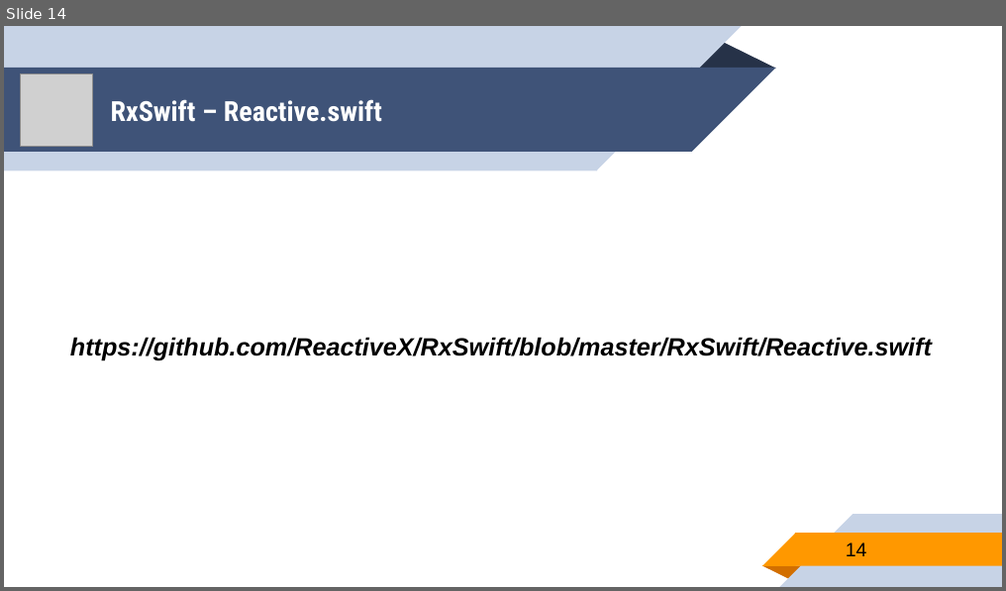
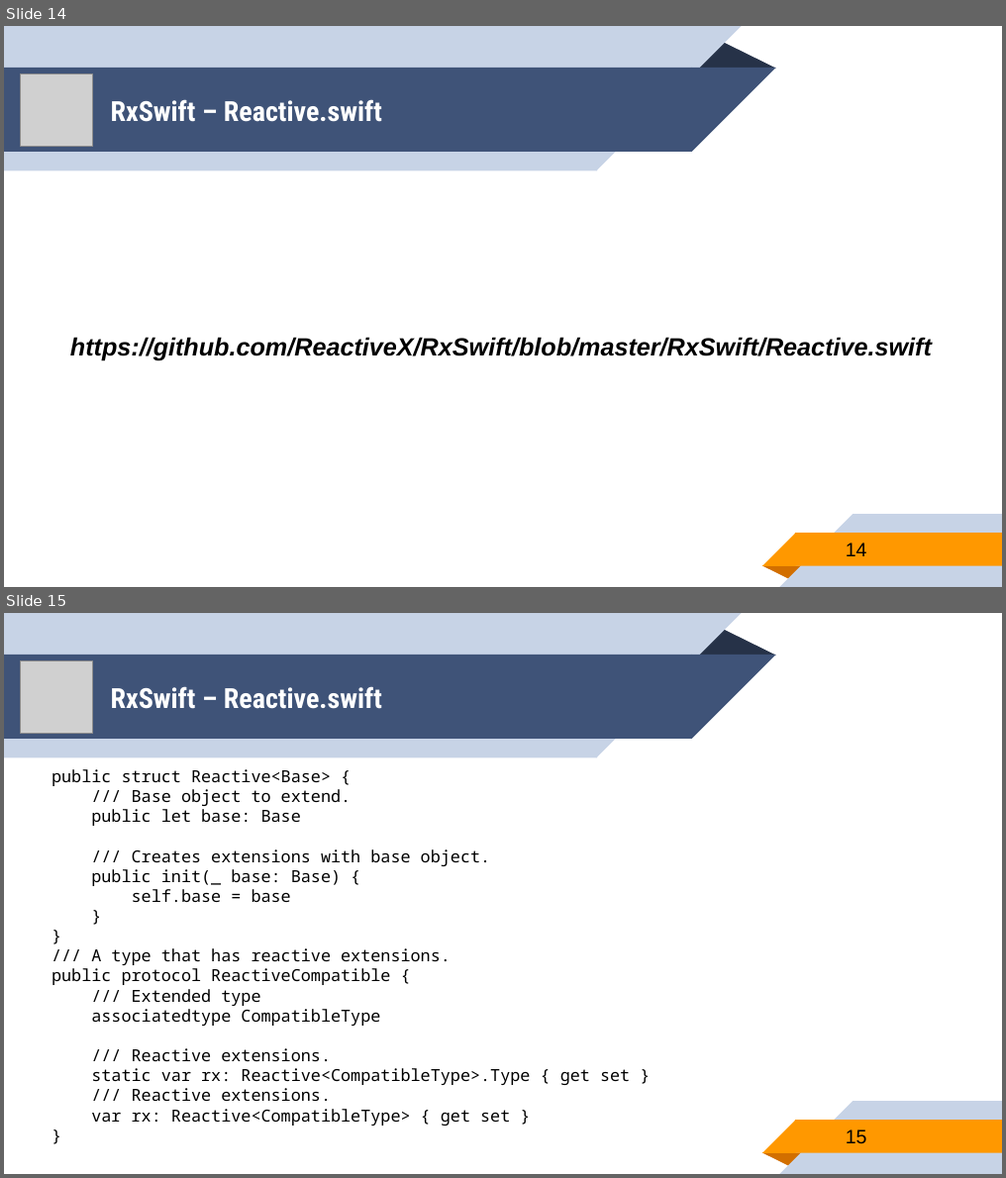
Before and after one commit to younghwankim/RxSwiftClass, a slide deck: AdvancedRxSwift/day1/AdvancedRxSwift1.pptx. Shown one above the other, each under a label of ours: slide 14 before the commit, slides 14 and 15 after it. The pictures are 1006x591 and 1006x1178 pixels, drawn with LibreOffice and Linux fonts; fonts in the diff are those of the drawing; grey boxes stand for pictures. Boxes give left, top, right and bottom in pixels: in the first picture for what was removed or moved away, otherwise in the second. Text is boxed around its words. In the diff, an @@ line names an element or a change of style, - is before the commit and + after.

Commit message:
Advanced RxSwift Day1

```diff
--- a/AdvancedRxSwift/day1/AdvancedRxSwift1.pptx
+++ b/AdvancedRxSwift/day1/AdvancedRxSwift1.pptx
@@ slide 15 added at bbox=[4, 613, 1002, 1174], background #FFFFFF; not listed: 10 template elements that a slide beside it also shows @@
@@ picture added at bbox=[21, 661, 94, 734] @@
@@ title added at bbox=[111, 686, 382, 709], 20 pt, text #FFFFFF, bold @@
+RxSwift – Reactive.swift
@@ text added at bbox=[52, 769, 630, 1126], 12 pt, text #000000 @@
+public struct Reactive<Base> {
+/// Base object to extend.
+public let base: Base
+/// Creates extensions with base object.
+public init(_ base: Base) {
+self.base = base
+}
+}
+/// A type that has reactive extensions.
+public protocol ReactiveCompatible {
+/// Extended type
+associatedtype CompatibleType
+/// Reactive extensions.
+static var rx: Reactive<CompatibleType>.Type { get set }
+/// Reactive extensions.
+var rx: Reactive<CompatibleType> { get set }
+}
@@ page number added at bbox=[846, 1130, 867, 1145], 14 pt, text #000000 @@
+15
```
Also in this commit, not shown: 1 other slide added, 1 other file.
